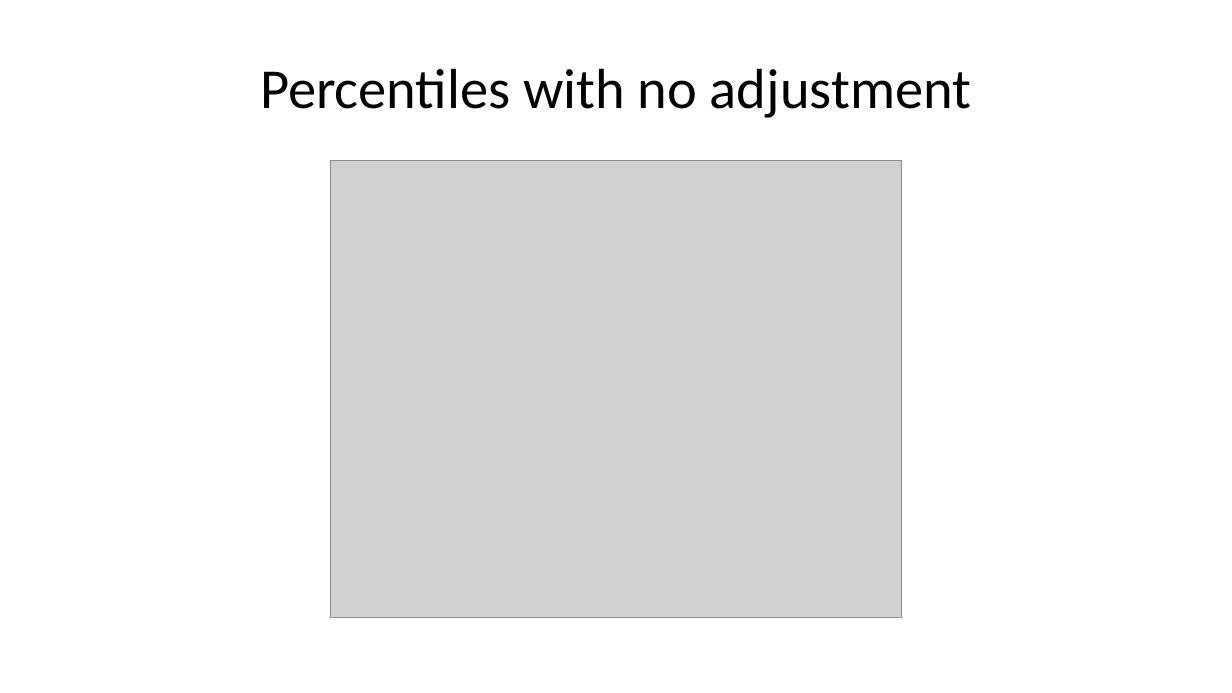
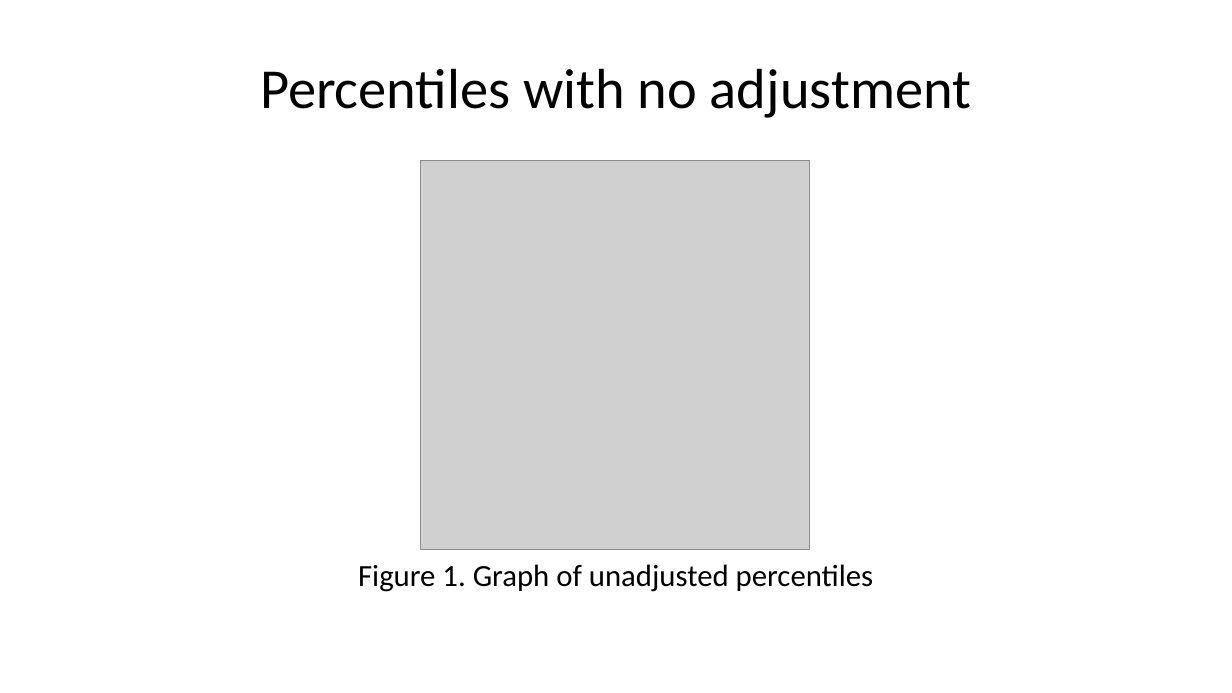
Before and after one commit to pmean/papers-and-presentations, a slide deck: slide 31 of bootstrap/src/bootstrap-slides.pptx. Drawn at 1232x693 pixels with LibreOffice and Linux fonts; fonts in the diff are those of the drawing; grey boxes stand for pictures. Boxes give left, top, right and bottom in pixels: in the first picture for what was removed or moved away, otherwise in the second. Text is boxed around its words. In the diff, an @@ line names an element or a change of style, - is before the commit and + after.

```diff
--- a/bootstrap/src/bootstrap-slides.pptx
+++ b/bootstrap/src/bootstrap-slides.pptx
@@ picture: place and size @@
-picture at [330, 161, 902, 618]
+picture at [421, 161, 809, 549]
@@ text added at [358, 564, 874, 592], 18 pt, text #000000 @@
+Figure 1. Graph of unadjusted percentiles
```
Also in this commit, not shown: 9 other slides changed, 27 slides added, 6 slides removed, 6 other files.
